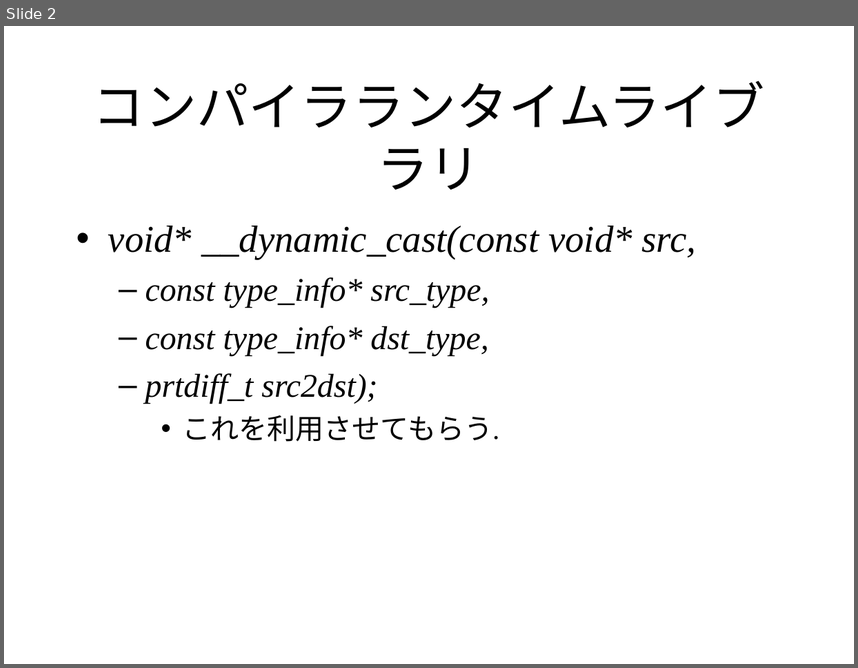
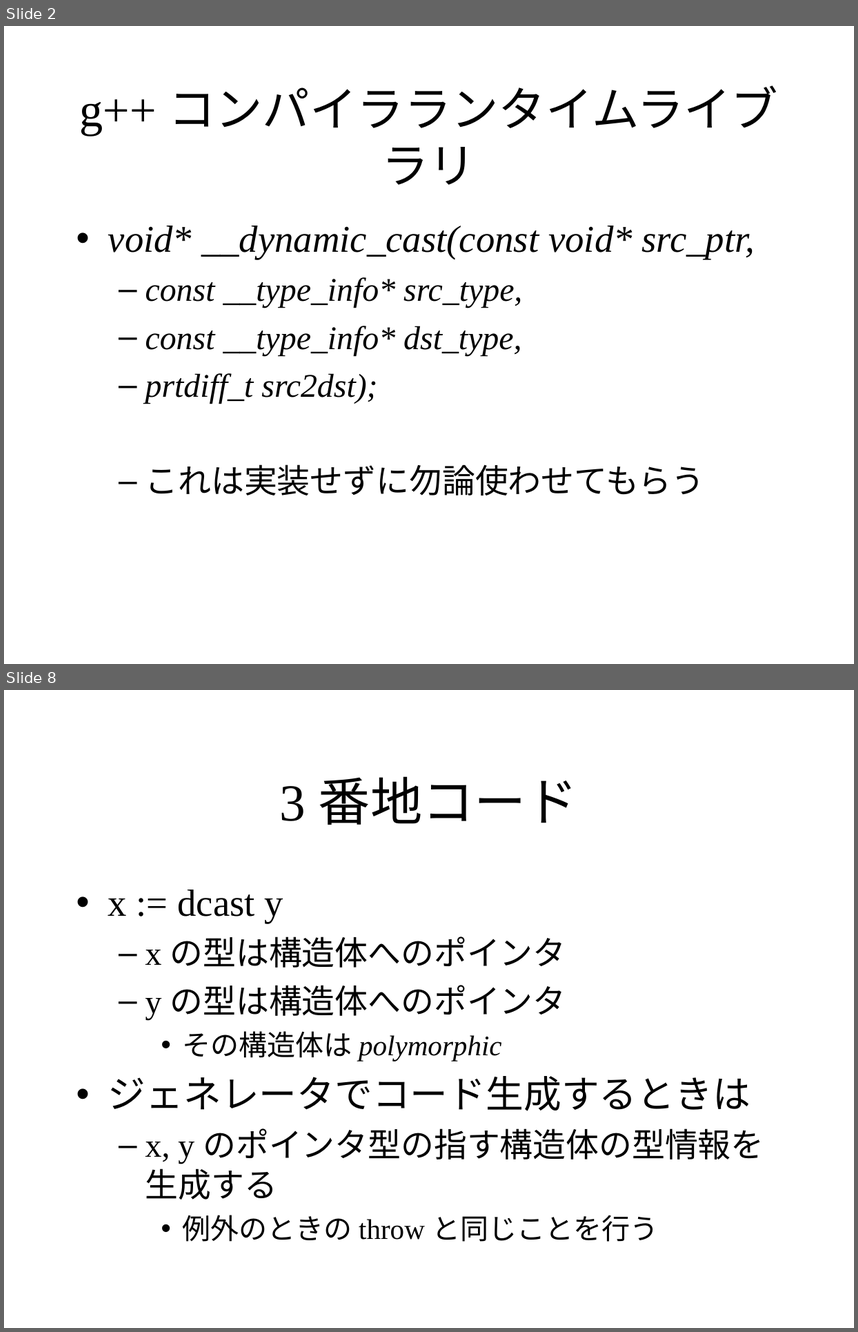
Before and after one commit to KeiHasegawa/cxx_doc, a slide deck: 29_dynamic_cast.ppt. Shown one above the other, each under a label of ours: slide 2 before the commit, slides 2 and 8 after it; the slides between them are not shown. The pictures are 858x668 and 858x1332 pixels, drawn with LibreOffice and Linux fonts; fonts in the diff are those of the drawing. Boxes give left, top, right and bottom in pixels: in the first picture for what was removed or moved away, otherwise in the second. Text is boxed around its words. In the diff, an @@ line names an element or a change of style, - is before the commit and + after.

```diff
--- a/29_dynamic_cast.ppt
+++ b/29_dynamic_cast.ppt
@@ slide 8 added at bbox=[4, 690, 854, 1328], background #FFFFFF @@
@@ title added at bbox=[279, 776, 578, 825], 44 pt, text #000000 @@
+3 番地コード
@@ text added at bbox=[108, 889, 764, 1241], 28 pt, text #000000 @@
+• x := dcast y
+  – x の型は構造体へのポインタ
+  – y の型は構造体へのポインタ
+    • その構造体は polymorphic
+• ジェネレータでコード生成するときは
+  – x, y のポインタ型の指す構造体の型情報を生成する
+    • 例外のときの throw と同じことを行う
@@ slide 2 changed as well @@
@@ title at bbox=[80, 85, 778, 185]: text changed; size 44 to 40 pt @@
-コンパイラランタイムライブラリ
+g++ コンパイラランタイムライブラリ
@@ text at bbox=[108, 225, 755, 356]: text changed @@
-• void* __dynamic_cast(const void* src,
-  – const type_info* src_type,
-  – const type_info* dst_type,
+• void* __dynamic_cast(const void* src_ptr,
+  – const __type_info* src_type,
+  – const __type_info* dst_type,
@@ text at bbox=[145, 464, 705, 495]: text changed; size 24 to 28 pt @@
-    • これを利用させてもらう.
+  – これは実装せずに勿論使わせてもらう
```
Also in this commit, not shown: 1 other slide changed, 5 other slides added, 3 other files.
